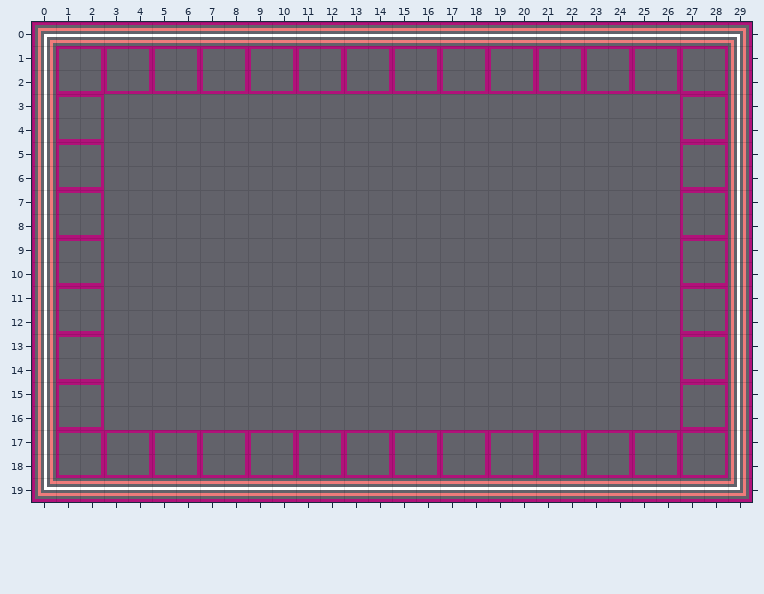
A Tiled map gets an edit: outcome/res/maps/test.tmx. This is how it looked before the edit.
Cells are 8x8 px. Shown: x 0..29, y 0..19.
Once edited:
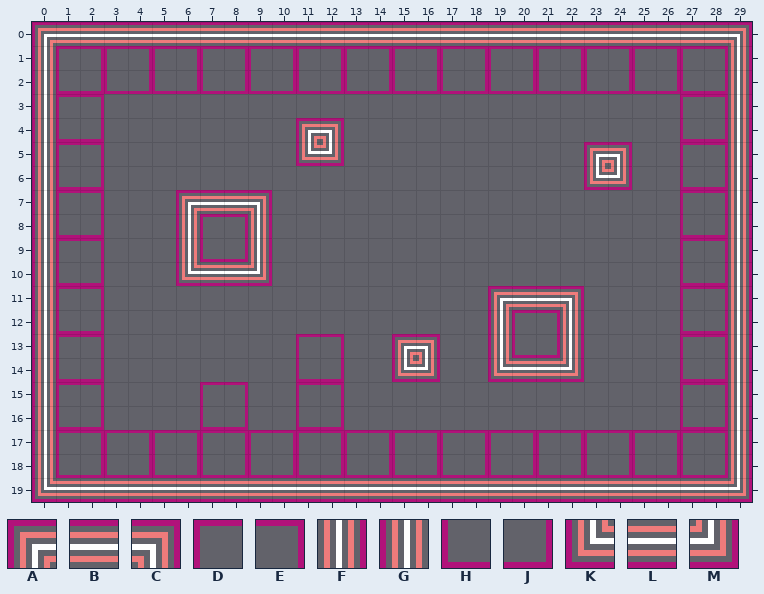
Key: from "image": A 0 "solid", B 1 "solid", C 3 "solid", D 5 "solid", E 6 "solid", F 7 "solid", G 8 "solid", H 9 "solid", J 10 "solid", K 12 "solid", L 14 "solid", M 15 "solid".
_ is an empty cell, . an unchanged one.
Difference:
--- layer "Tile Layer 1"
@@ x 6..24 @@
- 4 .....__............
- 5 .....__..........__
- 6 .................__
- 7 ____...............
- 8 ____...............
- 9 ____...............
-10 ____...............
-11 .............____..
-12 .............____..
-13 .....__..__..____..
-14 .....__..__..____..
-15 .__..__............
-16 .__..__............
+ 4 .....AC............
+ 5 .....KM..........AC
+ 6 .................KM
+ 7 ABBC...............
+ 8 GDEF...............
+ 9 GHJF...............
+10 KLLM...............
+11 .............ABBC..
+12 .............GDEF..
+13 .....DE..AC..GHJF..
+14 .....HJ..KM..KLLM..
+15 .DE..DE............
+16 .HJ..HJ............
Boxes around the changes in both pictures, in picture pixels (x1, y1, x2, y2):
added: (296, 118, 344, 166)
added: (584, 142, 632, 190)
added: (176, 190, 272, 286)
added: (488, 286, 584, 382)
added: (296, 334, 344, 430)
added: (392, 334, 440, 382)
added: (200, 382, 248, 430)
